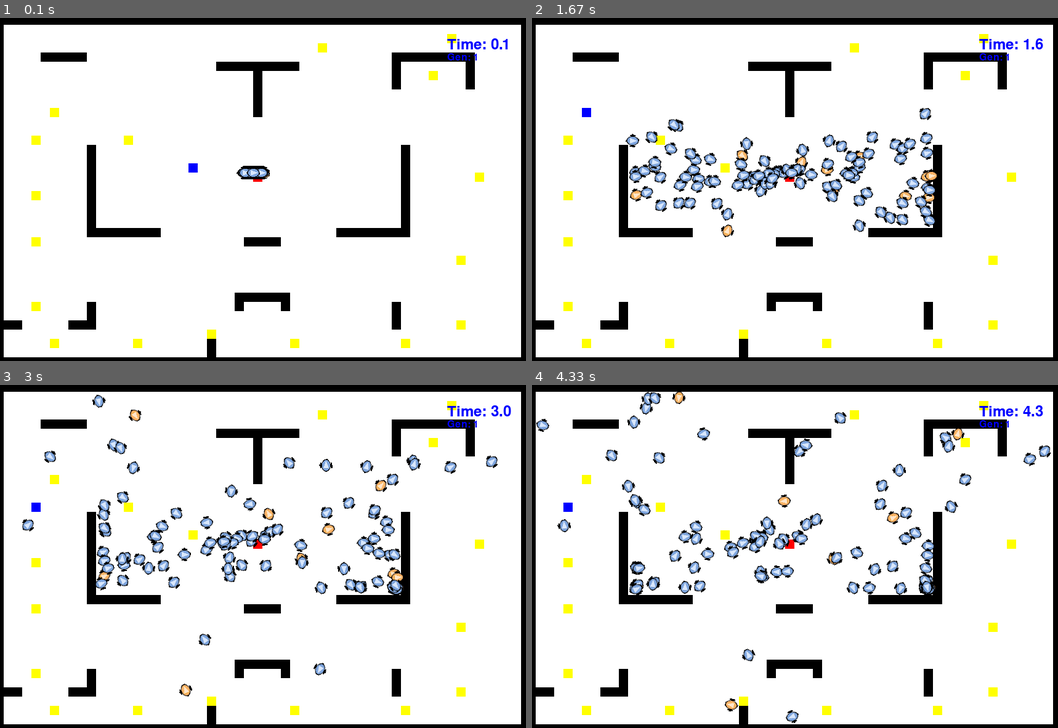
Above: before the commit, frames 1-4 (two rows, left to right).
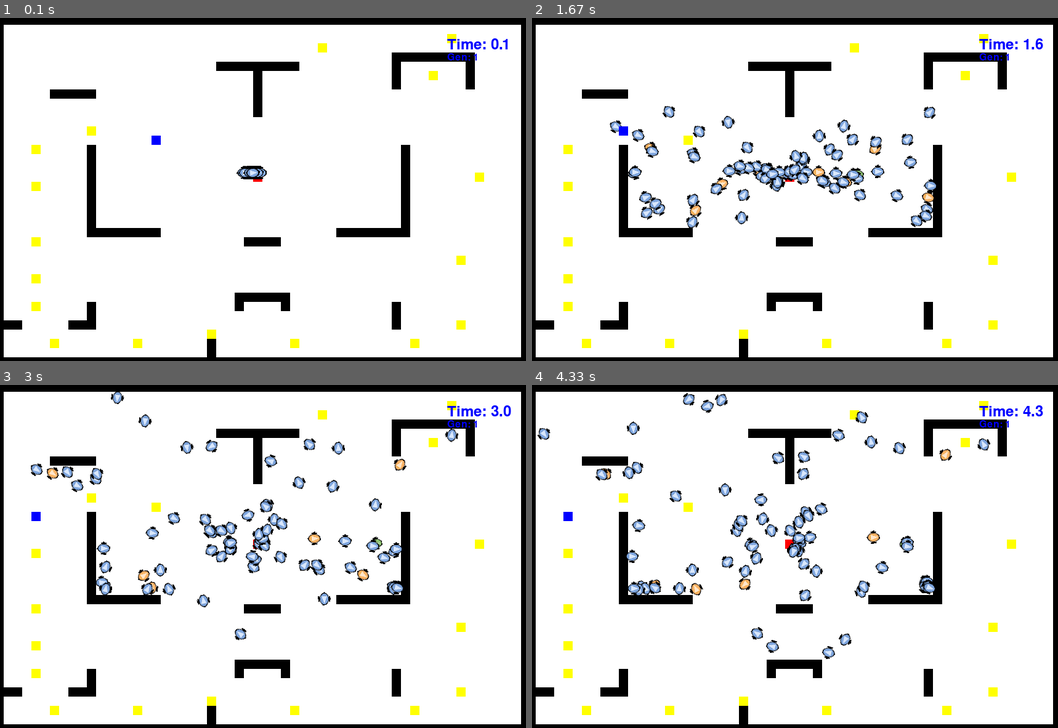
Above: after the commit, the same moments.

Repository: AnishJadoe/bioinspired
Game: pygame game, started from bioinspired/main.py
Two runs of this game, one before a commit and one after it. Both use one fixed random seed, a clock stepped at 60 frames per second and the inputs below.
Inputs:
- Up to frame 1 (0.1 s): no input
- Up to frame 2 (1.67 s): no input
- Up to frame 3 (3 s): no input
- Up to frame 4 (4.33 s): no input

The runs differ from the first frame. In frame 1, 1.1% of the frame differs, in the area x 5-80%, y 10-97%; in frame 2, 8.0%; in frame 3, 8.9%, in the area x 4-95%, y 1-97%; in frame 4, 8.8%.

Commit message:
somewhat working version

Diff:
--- a/bioinspired/main.py
+++ b/bioinspired/main.py
@@ -8,9 +8,9 @@
 from src.utility.constants import *
 # seeds = [30,42,50,70,80,100]
 seeds = [30]
-epochs = 50
-time = 60 * 1000 # milliseconds
-n_robots = 100
+epochs = 250
+time = 30 * 1000 # milliseconds
+n_robots = 80
 ls_cross_rate = [1]
 ls_mut_rate = [0.8]
 
--- a/bioinspired/plot_runs.py
+++ b/bioinspired/plot_runs.py
@@ -2,7 +2,7 @@
 from results.plot import plot_mean_results, plot_best_results, plot_aggregate_results
 
 
-FOLDER = r"saved_runs/n_robots_150/epochs_200"
+FOLDER = r"saved_runs\n_robots_80\epochs_30\epoch_time_30000\seed_30\neurons_3"
 GAs = []
 GAs = load_GAs(GAs,FOLDER)
 
--- a/bioinspired/single_run.py
+++ b/bioinspired/single_run.py
@@ -4,7 +4,7 @@
 from src.utility.run_simulation import single_agent_run
 from src.utility.functions import load_GAs
 
-FOLDER = r"saved_runs/n_robots_100/epochs_25"
+FOLDER = r"saved_runs\n_robots_80\epochs_120\epoch_time_35000\seed_30\neurons_3"
 wm = WorldMap(skeleton_file="bioinspired/src/world_map/maps/follow_token_map.txt", map_width=60, map_height=40, tile_size=15)
 
 GAs = []
--- a/bioinspired/src/robot/robot.py
+++ b/bioinspired/src/robot/robot.py
@@ -8,6 +8,9 @@
 from ..world_map.txt_to_map import WorldMap
 from ..utility.constants import *
 from ..robot.neural_net import NeuralNet
+
+def bound(value, low, high):
+    return max(low, min(high, value))
 
 def bin_angle(angle, bin_width=0.1):
         """Bins the angle to the nearest bin width."""
@@ -48,9 +51,12 @@
         self.init_pos = startpos
         self.x = startpos[0]
         self.y = startpos[1]
+        self.vx = 0
+        self.vy = 0
         self.current_cell = (self.x // CELL_SIZE, self.y // CELL_SIZE)
         self.delta_x = 0 # difference between current x and desired x
         self.delta_y = 0 # difference between current y and desired y
+        self.error_to_goal = 0
         self.theta = 0
 
         self.vl = 0
@@ -65,7 +71,7 @@
         self.ls_x = []
         self.ls_y = []
         self.omega = 0
-        self.ls_pos_error = []
+        self.closeness = []
         self.ls_diff_pos_error = []
 
         self.dist_travelled = 0
@@ -87,7 +93,7 @@
         self.sensor_ranges = [(sensor_angle - self.sensor_sweep, sensor_angle + self.sensor_sweep)
                         for sensor_angle in self.sensor_spacing]
 
-        self.state = np.array([self.delta_x,self.delta_y,self.theta, *self.sensor]).reshape(-1,1)
+        self.state = np.array([self.x/MAP_SIZE[0],self.y/MAP_SIZE[1],self.vl/self.maxspeed,self.vr/self.maxspeed, round(self.error_to_goal // CELL_SIZE), self.theta/math.pi, self.omega/math.pi, *self.sensor]).reshape(-1,1)
 
         self.width = width
         self.length = width
@@ -100,10 +106,15 @@
         self.same_cell = 0
 
         # Build robot images
-        if self.special:
+        if self.special and self.id != 1:
             self.base_img = pygame.image.load(r"bioinspired/src/robot/images/robot_special.png")
             self.base_img = pygame.transform.scale(self.base_img, (self.width, self.length))
             self.base_img = pygame.transform.rotate(self.base_img, 0)
+        elif self.id == 1:
+            self.base_img = pygame.image.load(r"bioinspired/src/robot/images/robot_one.png")
+            self.base_img = pygame.transform.scale(self.base_img, (self.width, self.length))
+            self.base_img = pygame.transform.rotate(self.base_img, 0)
+
         else:
             self.base_img = pygame.image.load(r"bioinspired/src/robot/images/robot_normal.png")
             self.base_img = pygame.transform.scale(self.base_img, (self.width, self.length))
@@ -228,7 +239,7 @@
                 # Check which sensor should be activated
                 for i, (sensor_start, sensor_end) in enumerate(self.sensor_ranges):
                     if sensor_start <= relative_angle < sensor_end:
-                        self.sensor[i + 1] = 1
+                        self.sensor[i + 1] = (1 - dist_to_wall/self.sensor_range)
                         break
 
         return
@@ -240,10 +251,11 @@
 
         collided_walls = self.hitbox.collidelist(nearby_obstacles)
         if collided_walls != NO_COLLISIONS: # -1 equals no collision:
-            self.collision += 1
+            self.collision -= 20
             self.sensor[0] = 1
             return nearby_obstacles[collided_walls]
         else:
+            self.collision += 1
             return 0
 
     def get_action(self):
@@ -255,13 +267,15 @@
         if self.need_next_token:
             closest_cell_index = find_closest_cell((self.x // CELL_SIZE, self.y // CELL_SIZE), self.tokens_locations)
             self.next_token = self.tokens_locations[closest_cell_index]
+            self.shortest_route = round(calc_distance((self.x ,self.y), (self.next_token.x,self.next_token.y)))
             self.need_next_token = False
 
         self.delta_x = round(self.next_token.x - self.x)
         self.delta_y = round(self.next_token.y - self.y)
-        self.ls_pos_error.append(np.hypot(self.delta_x,self.delta_y) / 10000)
-        if len(self.ls_pos_error) > 1:
-            self.ls_diff_pos_error.append(self.ls_pos_error[-1] - self.ls_pos_error[-2])
+        self.error_to_goal = bound(np.hypot(self.delta_x,self.delta_y) / self.shortest_route,0,2)
+        self.closeness.append( 1 - self.error_to_goal)
+        # if len(self.ls_pos_error) > 1:
+        #     self.ls_diff_pos_error.append(self.ls_pos_error[-1] - self.ls_pos_error[-2])
 
         if self.next_token not in self.tokens_locations:
             self.need_next_token = True
@@ -269,10 +283,17 @@
 
     def update_state(self):
         self.get_reference_position()
-        norm = np.linalg.norm(np.array([self.delta_x,self.delta_y]))
-        x = round(self.delta_x / norm,2)
-        y = round(self.delta_y / norm,2)
-        self.state = np.array([x,y,round(self.theta/math.pi,2), *self.sensor]).reshape(-1,1)
+        # norm = np.linalg.norm(np.array([self.delta_x,self.delta_y]))
+        error = round(self.error_to_goal,2)
+        posx = round(self.x/MAP_SIZE[0],2)
+        posy = round(self.y/MAP_SIZE[1],2)
+        vl = round(self.vl/self.maxspeed,2)
+        vr = round(self.vr/self.maxspeed,2)
+        theta = round(self.theta/math.pi,2)
+        omega = round(self.omega/(2*math.pi))
+        self.state = np.array([vl,vr,error,theta,omega, *self.sensor[1:]]).reshape(-1,1)
+        # if self.id == 1:
+        #     print(self.state)
         return
 
     def get_tokens(self, t):
@@ -361,24 +382,34 @@
         return
 
     def get_reward(self):
-        getting_closer = [abs(diff) for diff in self.ls_diff_pos_error if diff <= 0]
         quicknes = []
+        closeness = sum(self.closeness)
         if self.time_stamps:
             time_between_tokens = [self.time_stamps[0]]
             for i, _ in enumerate(self.time_stamps[1:]):
-                time_between_tokens.append(self.time_stamps[i] - self.time_stamps[i-1])
+                time_between_tokens.append(abs(self.time_stamps[i] - self.time_stamps[i-1]))
             quicknes = [1/time for time in time_between_tokens]
-            # print(sum(quicknes), sum(getting_closer))
-        return round(
-             25*self.token
+        w_token = 30
+        w_quickness = 50
+        w_closeness = 0.05
+        w_collisions = 0.01
+
+        fitness = round(
+            w_token*self.token
             # + 5*sum(getting_closer)
-            + 10*sum(quicknes)
+            + w_quickness*sum(quicknes)
             # + len(self.visited_cells)*0.3
-            # - self.collision*0.1
-            #- sum(self.ls_pos_error)*0.1
+            + closeness*w_closeness
+            + self.collision*w_collisions
+            # - sum(self.ls_pos_error)*0.1
             # - self.same_cell*0.05
             # - 3*(self.dist_travelled/self.m2p)
             ,2)
+        print(f"-------{self.id}--------")
+        print(f"T: {self.token*w_token}, Q: {sum(quicknes*w_quickness)}, \
+              Clo: {closeness*w_closeness}, Col: {self.collision*w_collisions}")
+        print(f"Fitness: {fitness}")
+        return fitness
 
     # def get_reward(self):
     #     return (self.dist_travelled/self.m2p) * (1+self.token) - (self.collision/len(self.visited_cells))
--- a/bioinspired/src/runners/genetic_algorithm.py
+++ b/bioinspired/src/runners/genetic_algorithm.py
@@ -32,6 +32,9 @@
         self.best_agent = self.pop[0]
         self.gen = 1
         self.run_time = run_time
+
+        self.best_fitness = [10,9,8,7,6,5,4,3,2]
+        self.best_individuals = list()
 
         self.cross_rate = cross_rate
         self.mut_rate = mut_rate
@@ -146,9 +149,16 @@
         best_individuals = list()
         index = min(-1, -math.floor(self.n_robots * 0.10))  # take best 10%
         elitst_children = np.argsort(np.array(self.fitness))[index:]
-        best_individuals.extend([self.pop[i] for i in elitst_children])
-        best_fitness = [self.fitness[i] for i in elitst_children]
-        print(f"Adding individuals with fitness {best_fitness} ")
+        for index in elitst_children:
+            check_fitness = list(self.fitness[index] >= self.best_fitness)
+            if sum(check_fitness):
+                index_fitness = check_fitness.index(True)
+                if index_fitness <= len(self.best_fitness):
+                    self.best_fitness.insert(index_fitness, self.fitness[index])
+                    self.best_individuals.extend([self.pop[index]])
+                    self.best_fitness = self.best_fitness[:len(elitst_children)]
+                    self.best_individuals = self.best_individuals[:len(elitst_children)]
+        print(f"Current best individuals have fitenss {self.best_fitness} ")
         return best_individuals
 
     def run(self):
--- a/bioinspired/src/utility/constants.py
+++ b/bioinspired/src/utility/constants.py
@@ -5,8 +5,8 @@
 MAP_SIZE = (MAP_DIMS[0]*CELL_SIZE,MAP_DIMS[1]*CELL_SIZE)
 
 # Neural Network
-N_INPUTS = 9
-N_HIDDEN = 4
+N_INPUTS = 10
+N_HIDDEN = 3
 N_OUTPUTS = 2
 
 # COLORS
--- a/bioinspired/src/world_map/maps/follow_token_map.txt
+++ b/bioinspired/src/world_map/maps/follow_token_map.txt
@@ -3,22 +3,22 @@
 **--------------------------------------------------------**
 **------------------------------------------------T-------**
 **----------------------------------T---------------------**
-**----*****---------------------------------*********-----**
+**------------------------------------------*********-----**
 **-----------------------*********----------*-------*-----**
 **---------------------------*--------------*---T---*-----**
 **---------------------------*--------------*-------*-----**
+**-----*****-----------------*----------------------------**
 **---------------------------*----------------------------**
 **---------------------------*----------------------------**
-**-----T---------------------*----------------------------**
 **--------------------------------------------------------**
-**--------------------------------------------------------**
-**---T---------T------------------------------------------**
+**---------T----------------------------------------------**
+**----------------T---------------------------------------**
+**---T-----*---------------------------------*------------**
 **---------*---------------------------------*------------**
 **---------*---------------------------------*------------**
-**---------*----------T----------------------*------------**
 **---------*-----------------S---------------*-------T----**
+**---T-----*---------------------------------*------------**
 **---------*---------------------------------*------------**
-**---T-----*---------------------------------*------------**
 **---------*---------------------------------*------------**
 **---------*---------------------------------*------------**
 **---------*---------------------------------*------------**
@@ -27,14 +27,14 @@
 **--------------------------------------------------------**
 **-------------------------------------------------T------**
 **--------------------------------------------------------**
-**--------------------------------------------------------**
+**---T----------------------------------------------------**
 **--------------------------------------------------------**
 **-------------------------******-------------------------**
 **---T-----*---------------*----*-----------*-------------**
 **---------*--------------------------------*-------------**
 ****-----***--------------------------------*------T------**
 **----------------------T---------------------------------**
-**-----T--------T-------*--------T-----------T------------**
+**-----T--------T-------*--------T------------T-----------**
 **----------------------*---------------------------------**
 ************************************************************
 ************************************************************
Binary file added: bioinspired/src/robot/images/robot_one.png
